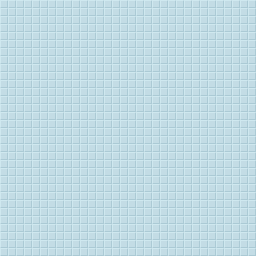
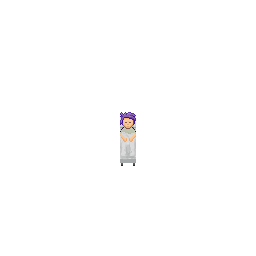
Comparing the layer stacks of the two 256×256 images. Changes:
added group "fg" with 4 layers above "bg" over [120, 112, 136, 166]
added layer "hospital bed" in group "fg" over [120, 132, 136, 166]
added layer "scrubs" in group "fg" over [120, 127, 136, 137]
added layer "rose" in group "fg" over [120, 112, 136, 142]
added layer "bed back" in group "fg" over [120, 114, 136, 133]
moved "floor" into group "bg" over [0, 0, 256, 256]
